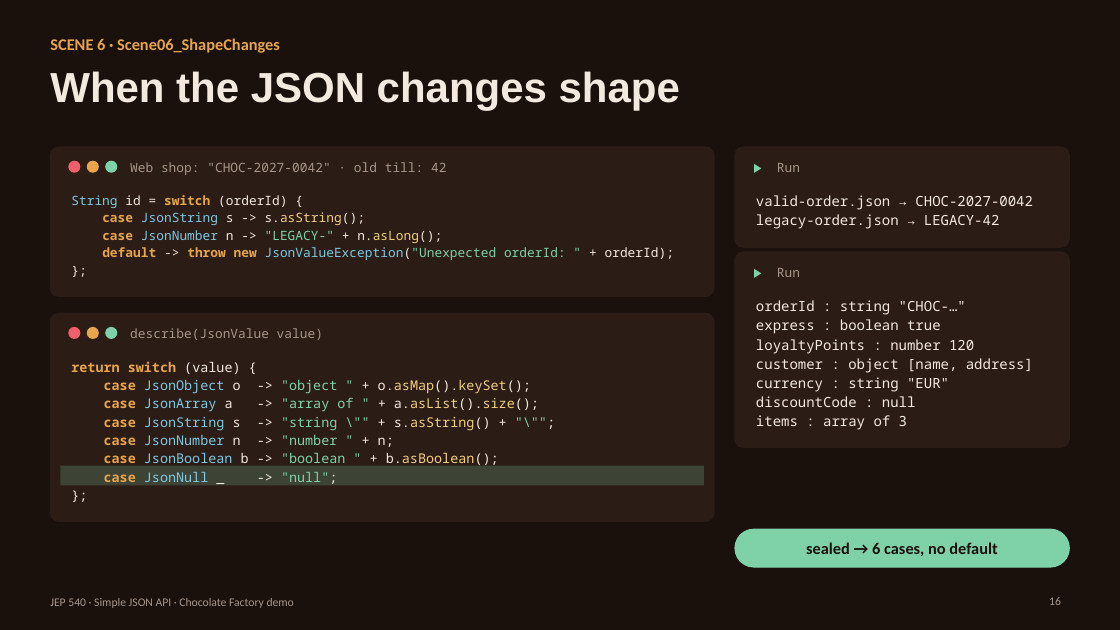
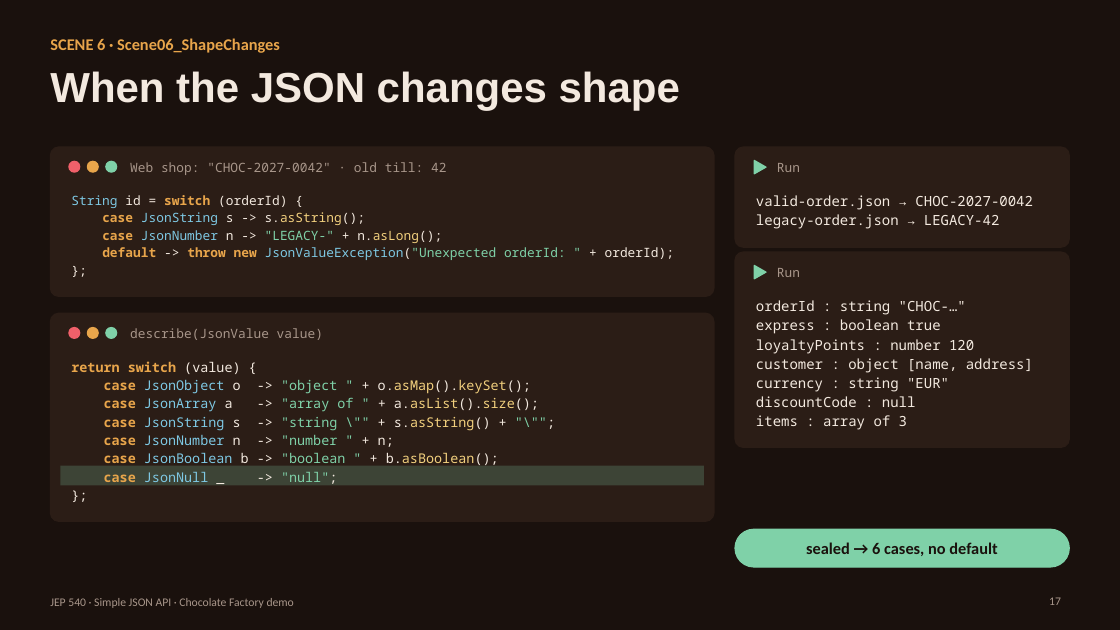
Before and after one commit to masmin2424/presentation, a slide deck: slide 17 of demo2/JEP540-Chocolate-Factory.pptx (slide 16 before the commit). Drawn at 1120x630 pixels with LibreOffice and Linux fonts; fonts in the diff are those of the drawing. Boxes give left, top, right and bottom in pixels: in the first picture for what was removed or moved away, otherwise in the second. Text is boxed around its words. In the diff, an @@ line names an element or a change of style, - is before the commit and + after.

```diff
--- a/demo2/JEP540-Chocolate-Factory.pptx
+++ b/demo2/JEP540-Chocolate-Factory.pptx
@@ text in triangle at [755,160,766,174]: text removed @@
-▶
@@ triangle at [755,160,766,174]: fill none to #7FD1A8; outline none to #7FD1A8 1 pt; rotation 0 to 90 degrees @@
@@ triangle at [755,266,766,279]: fill none to #7FD1A8; outline none to #7FD1A8 1 pt; rotation 0 to 90 degrees @@
@@ text in triangle at [755,266,766,279]: text removed @@
-▶
@@ page number at [1049,597,1061,605]: text changed @@
-16
+17
```
Also in this commit, not shown: 6 other slides changed, 1 slide added, 11 other files.
